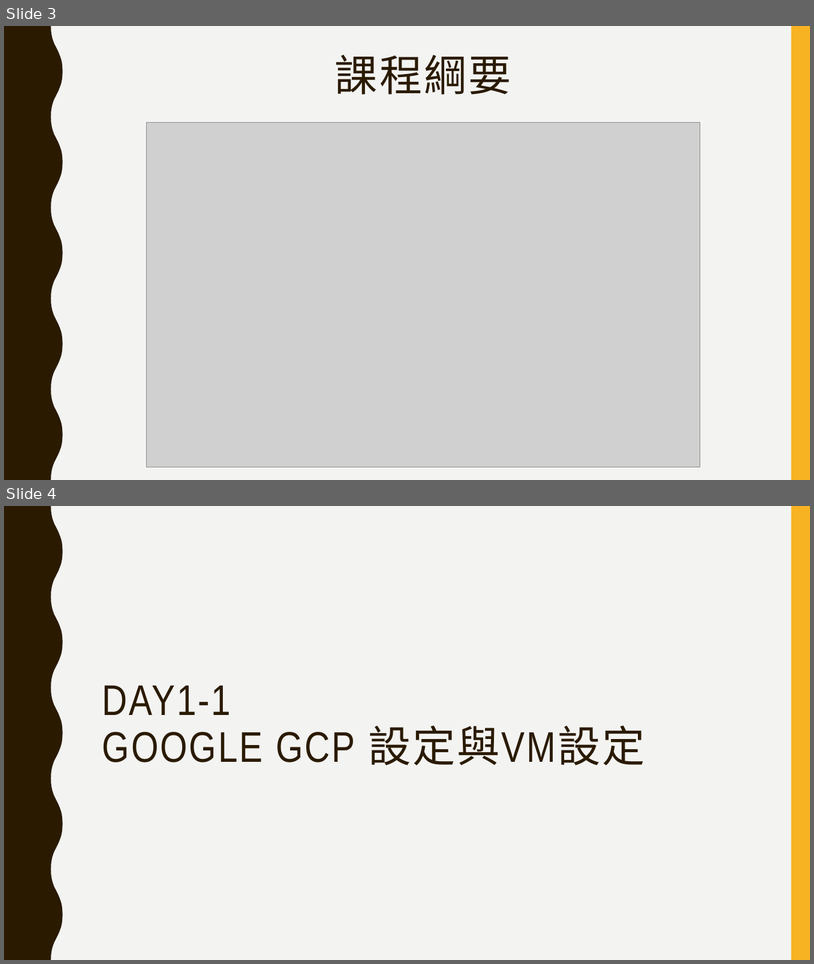
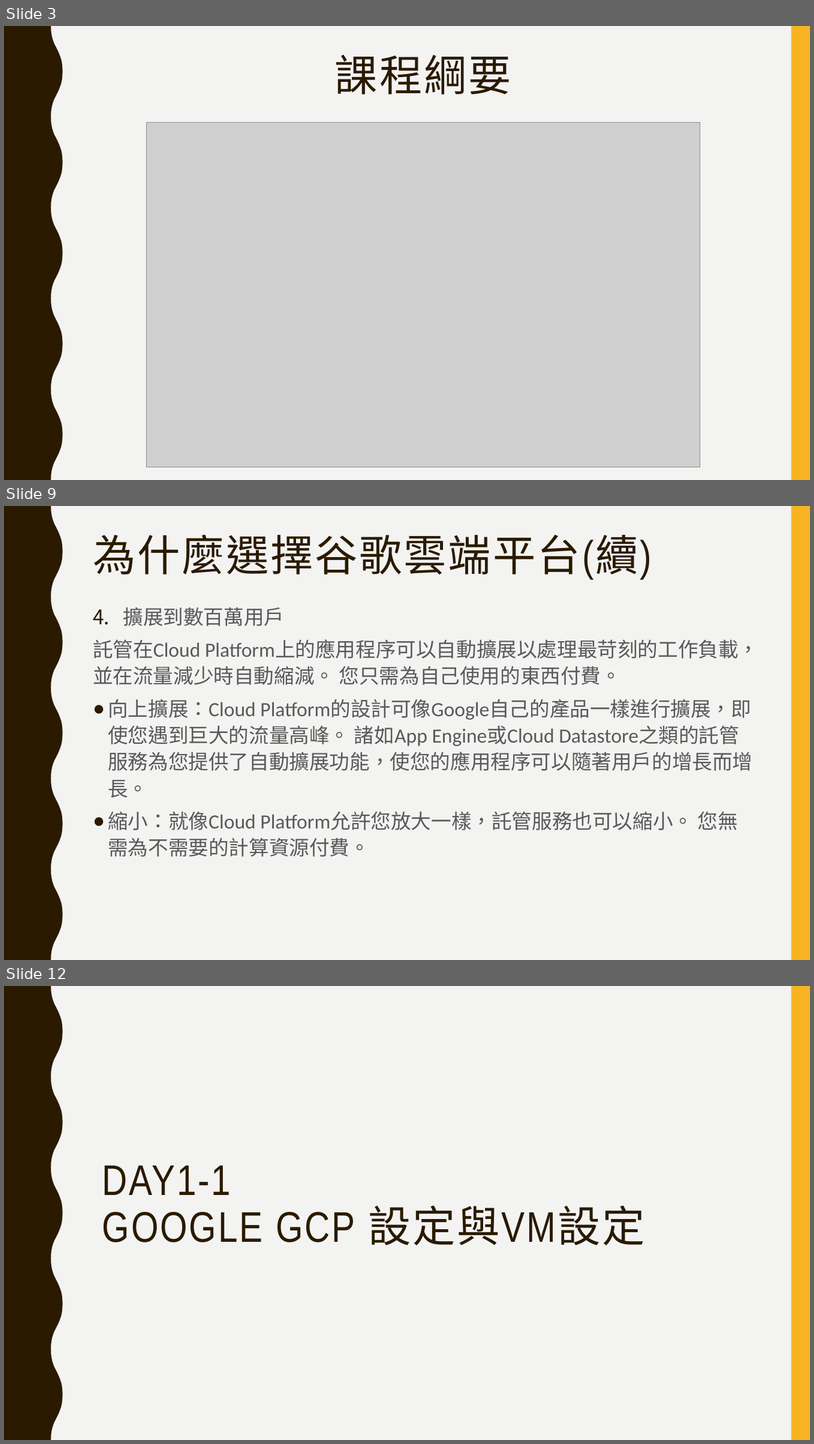
Before and after one commit to jumbokh/gcp_class, a slide deck: GCP_註冊及建立專案.pptx. Shown one above the other, each under a label of ours: slides 3 and 4 before the commit, slides 3, 9 and 12 after it; the slides between them are not shown. The pictures are 814x964 and 814x1444 pixels, drawn with LibreOffice and Linux fonts; fonts in the diff are those of the drawing; grey boxes stand for pictures. Boxes give left, top, right and bottom in pixels: in the first picture for what was removed or moved away, otherwise in the second. Text is boxed around its words. In the diff, an @@ line names an element or a change of style, - is before the commit and + after.

```diff
--- a/GCP_註冊及建立專案.pptx
+++ b/GCP_註冊及建立專案.pptx
@@ slide 9 added at [4, 506, 810, 960], background #F3F3F2; not listed: 2 template elements that a slide beside it also shows @@
@@ title added at [93, 535, 652, 580], 51 pt, text #2A1A00 @@
+為什麼選擇谷歌雲端平台(續)
@@ text added at [93, 607, 759, 856], 24 pt, text #595959 @@
+4. 擴展到數百萬用戶
+託管在Cloud Platform上的應用程序可以自動擴展以處理最苛刻的工作負載，並在流量減少時自動縮減。 您只需為自己使用的東西付費。
+● 向上擴展：Cloud Platform的設計可像Google自己的產品一樣進行擴展，即使您遇到巨大的流量高峰。 諸如App Engine或Cloud Datastore之類的託管服務為您提供了自動擴展功能，使您的應用程序可以隨著用戶的增長而增長。
+● 縮小：就像Cloud Platform允許您放大一樣，託管服務也可以縮小。 您無需為不需要的計算資源付費。
@@ what was slide 4 is now slide 12 @@
```
Also in this commit, not shown: 9 other slides added, 2 other files.
